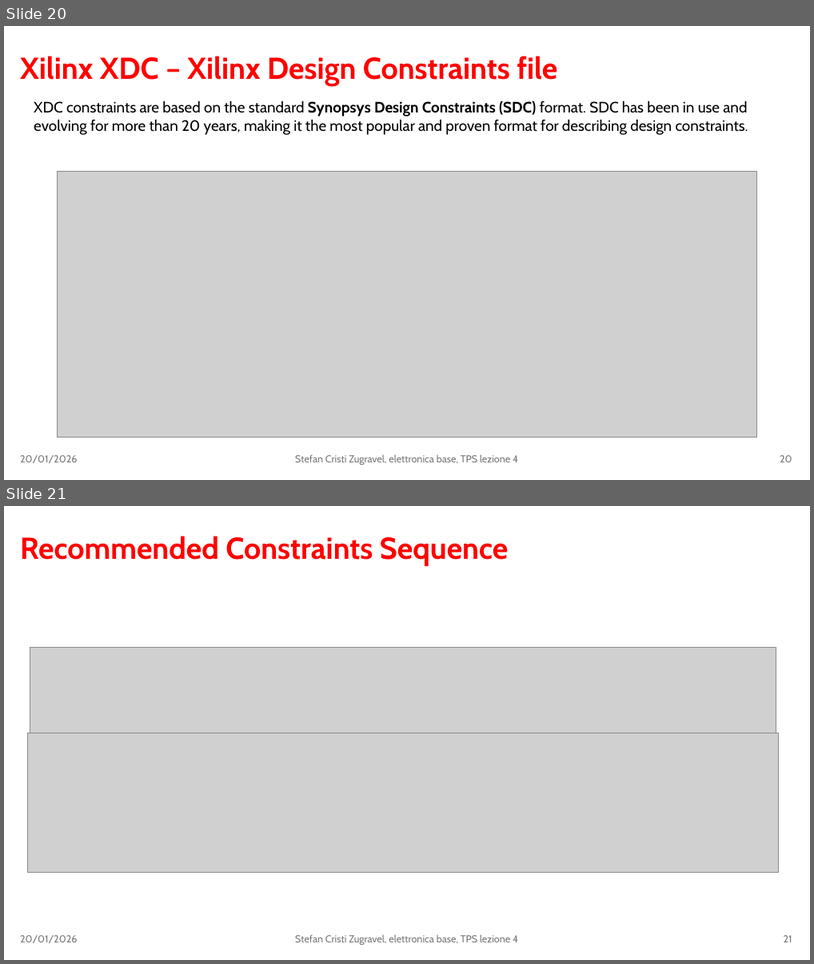
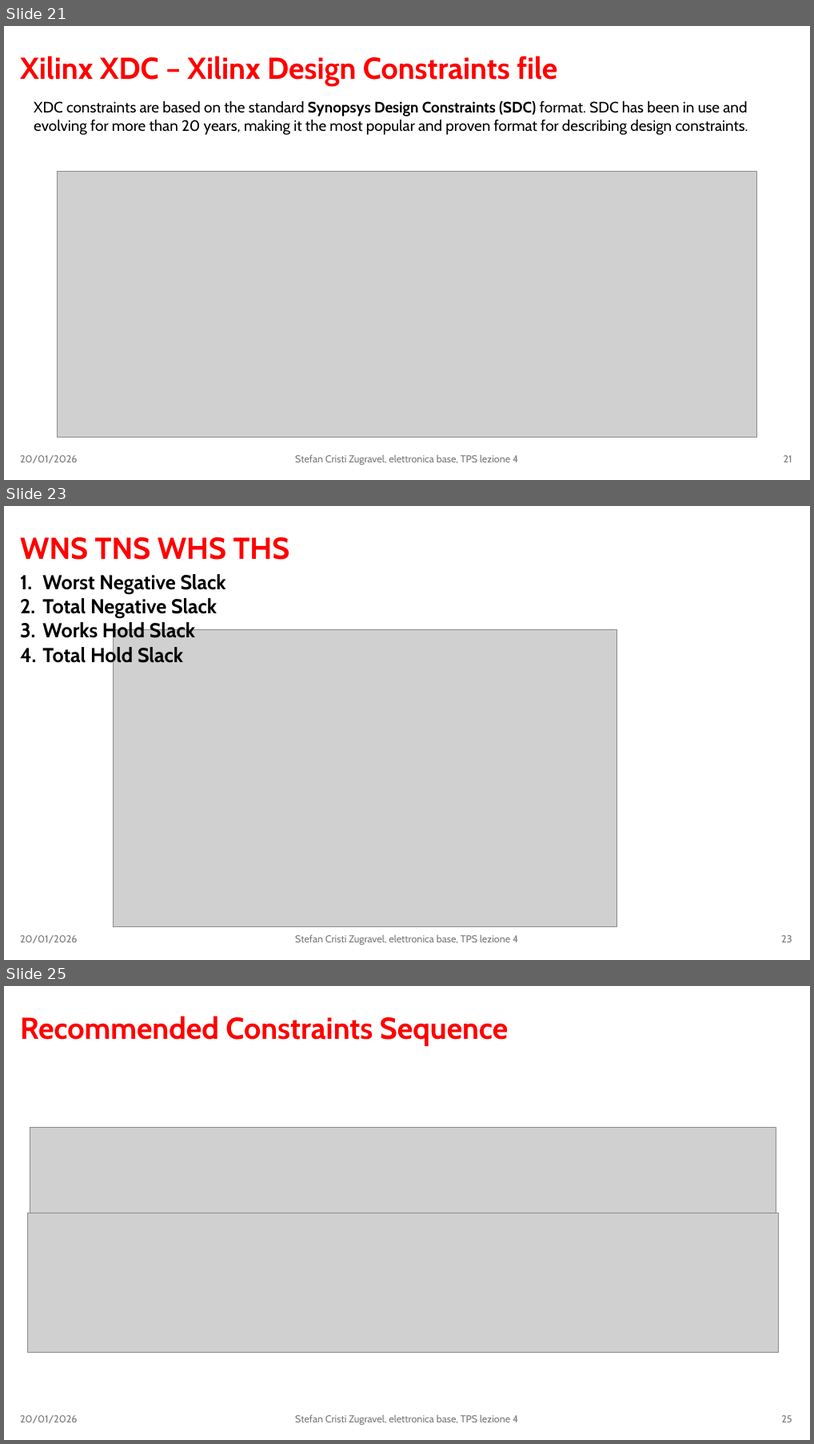
Before and after one commit to stefan-zugravel/elettronica_base, a slide deck: slides/lezione4.pptx. Shown one above the other, each under a label of ours: slides 20 and 21 before the commit, slides 21, 23 and 25 after it; the slides between them are not shown. The pictures are 814x964 and 814x1444 pixels, drawn with LibreOffice and Linux fonts; fonts in the diff are those of the drawing; grey boxes stand for pictures. Boxes give left, top, right and bottom in pixels: in the first picture for what was removed or moved away, otherwise in the second. Text is boxed around its words. In the diff, an @@ line names an element or a change of style, - is before the commit and + after.

Commit message:
modify slide lezione4

```diff
--- a/slides/lezione4.pptx
+++ b/slides/lezione4.pptx
@@ slide 23 added at (x1=4, y1=506, x2=810, y2=960), background #FFFFFF @@
@@ title added at (x1=20, y1=537, x2=290, y2=560), 36 pt, text #FF0000, bold @@
+WNS TNS WHS THS
@@ text added at (x1=42, y1=574, x2=226, y2=667), 24 pt, text #000000, bold @@
+1. Worst Negative Slack
+2. Total Negative Slack
+3. Works Hold Slack
+4. Total Hold Slack
@@ picture added at (x1=114, y1=630, x2=618, y2=927) @@
@@ text added at (x1=20, y1=935, x2=77, y2=943), 12 pt, text #797979 @@
+20/01/2026
@@ text added at (x1=295, y1=934, x2=518, y2=944), 12 pt, text #797979 @@
+Stefan Cristi Zugravel, elettronica base, TPS lezione 4
@@ page number added at (x1=782, y1=935, x2=792, y2=942), 12 pt, text #797979 @@
+23
@@ what was slide 20 is now slide 21 @@
@@ page number at (x1=784, y1=455, x2=793, y2=462): text changed @@
-20
+21
@@ what was slide 21 is now slide 25 @@
@@ page number at (x1=782, y1=1415, x2=792, y2=1422): text changed @@
-21
+25
```
Also in this commit, not shown: 2 slides changed, 3 other slides added, 4 other files.
